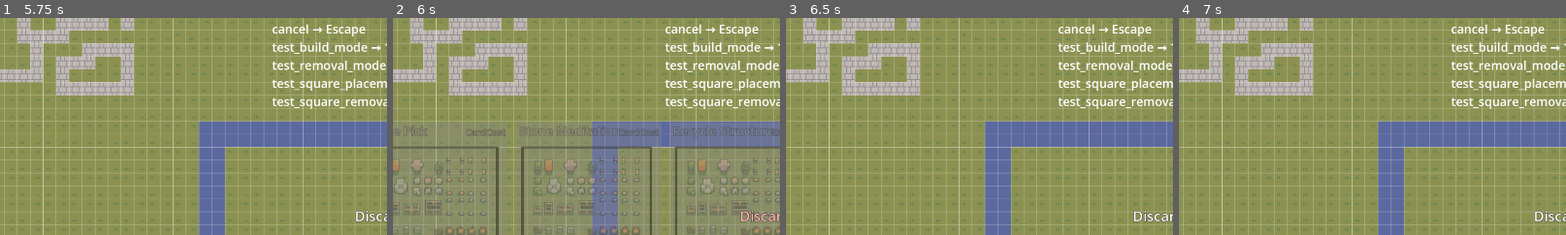
Above: before the commit, frames 1-4 (left to right).
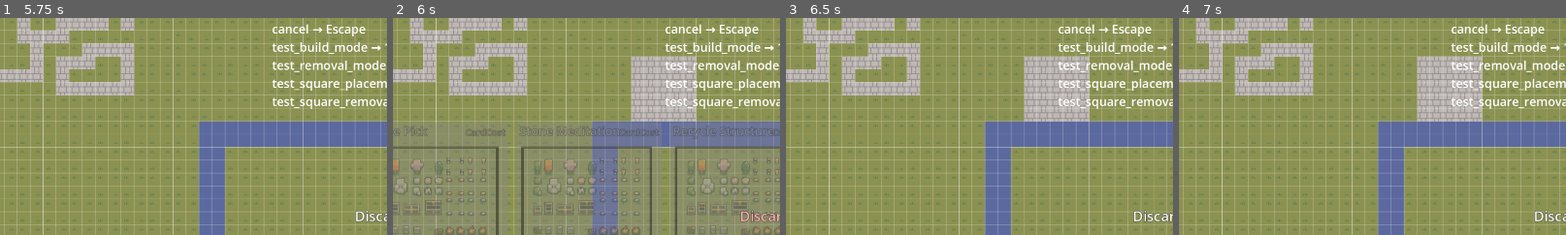
Above: after the commit, the same moments.

Repository: DawoodBhatti/wanna-jam-2025
Game: Godot game, scene res://main.tscn
Two runs of this game, one before a commit and one after it. Both use one fixed random seed, a clock stepped at 60 frames per second and the inputs below.
Inputs (mouse positions are % of the whole screen's width and height, from its top left):
- Up to frame 1 (5.75 s): click "End turn" at 0.5 s; click "End turn" at 1.25 s; click "End turn" at 2 s; tap Enter at 2.75, 4.25 s; drag from (50, 50) to (60, 28) at 2.77 s; tap Space at 3.5, 5 s; drag from (30, 55) to (45, 70) at 3.52 s; move the mouse to (60, 28) at 4.27 s; tap 2 (test_removal_mode) at 4.35 s; click (60, 28) at 4.42 s; drag from (45, 70) to (20, 35) at 5.02 s
- Up to frame 2 (6 s): tap Enter at 5.75 s; move the mouse to (80, 65) at 5.77 s; tap 3 (test_square_placement) at 5.85 s; click (80, 65) at 5.92 s
- Up to frame 3 (6.5 s): tap Escape (cancel) at 6.4 s
- Up to frame 4 (7 s): tap Space at 6.5 s; drag from (20, 35) to (35, 25) at 6.52 s
The pictures show only the part of the screen within x 44-94%, y 50-100%; the shares and areas given below are measured in that part.

Frame 1 is identical in both runs. In frame 2, 4.8% of the frame differs, in the area x 61-79%, y 17-48%; in frame 3, 4.8%; in frame 4, 4.8%.
Error before the commit: Attempt to call function 'start' in base 'null instance' on a null instance. (res://scripts/building)

Commit message:
tweaks

Diff:
--- a/scripts/building manager/building_manager.gd
+++ b/scripts/building manager/building_manager.gd
@@ -24,9 +24,9 @@
 # NODE REFERENCES
 # -------------------------------------------------------------------
 @onready var _placement = $Placement
-@onready var _placement_square = $PlacementSquare
+@onready var _placement_square = get_node("PlacementShapes/PlacementSquare")
 @onready var _removal = $Removal
-@onready var _removal_square = $RemovalSquare
+@onready var _removal_square = get_node("RemovalShapes/RemovalSquare")
 @onready var _level: Node = get_tree().get_root().get_node("Main/Level")
 
 # -------------------------------------------------------------------
--- a/scripts/building manager/placement shapes/placement_square.gd
+++ b/scripts/building manager/placement shapes/placement_square.gd
@@ -1,11 +1,13 @@
+#placement_square.gd
+
 extends IBuildAction
 
 # -------------------------------------------------------------------
 # NODE REFERENCES
 # -------------------------------------------------------------------
 @onready var _level: Node = get_tree().get_root().get_node("Main/Level")
-@onready var _rules = get_node("../PlacementSupport/PlacementRules")
-@onready var _placement_service: PlacementService = get_node("../PlacementSupport/PlacementService")
+@onready var _rules = get_node("../../PlacementSupport/PlacementRules")
+@onready var _placement_service: PlacementService = get_node("../../PlacementSupport/PlacementService")
 
 # -------------------------------------------------------------------
 # STATE
@@ -62,10 +64,10 @@
 			for cell in cells:
 				_placement_service.commit_tile_with_data(_level, _build_data, cell)
 			_placed_count = cells.size()
-			get_parent().stop() # exit after one full valid placement
+			get_parent().get_parent().stop() #this is bad practice needs a fix
 
 	elif event.is_action_pressed("cancel"):
-		get_parent().stop()
+		get_parent().get_parent().stop() #this is bad practice needs a fix
 
 # ===================================================================
 # 3. SHAPE LOGIC
--- a/scripts/building manager/removal shapes/removal_square.gd
+++ b/scripts/building manager/removal shapes/removal_square.gd
@@ -8,8 +8,8 @@
 # NODE REFERENCES
 # -------------------------------------------------------------------
 @onready var _level: Node = get_tree().get_root().get_node("Main/Level")
-@onready var _rules = get_node("../RemovalSupport/RemovalRules")
-@onready var _removal_service: RemovalService = get_node("../RemovalSupport/RemovalService")
+@onready var _rules = get_node("../../RemovalSupport/RemovalRules")
+@onready var _removal_service: RemovalService = get_node("../../RemovalSupport/RemovalService")
 
 # -------------------------------------------------------------------
 # STATE
@@ -65,10 +65,10 @@
 			for cell in cells:
 				_removal_service.commit_removal(_level, _target_building, cell)
 			_removed_count = cells.size()
-			get_parent().stop() # exit after one full valid removal
+			get_parent().get_parent().stop() #this is bad practice needs a fix
 
 	elif event.is_action_pressed("cancel"):
-		get_parent().stop()
+		get_parent().get_parent().stop() #this is bad practice needs a fix
 
 # ===================================================================
 # 3. SHAPE LOGIC
